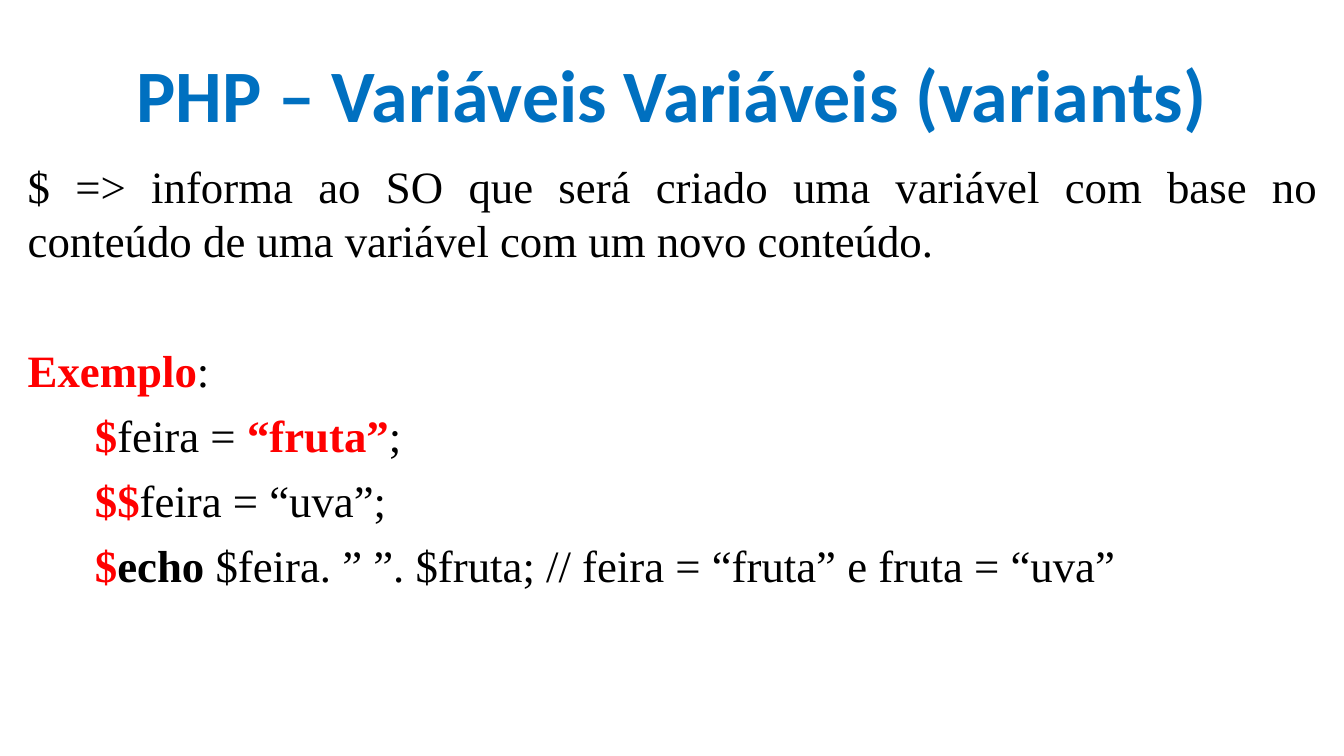
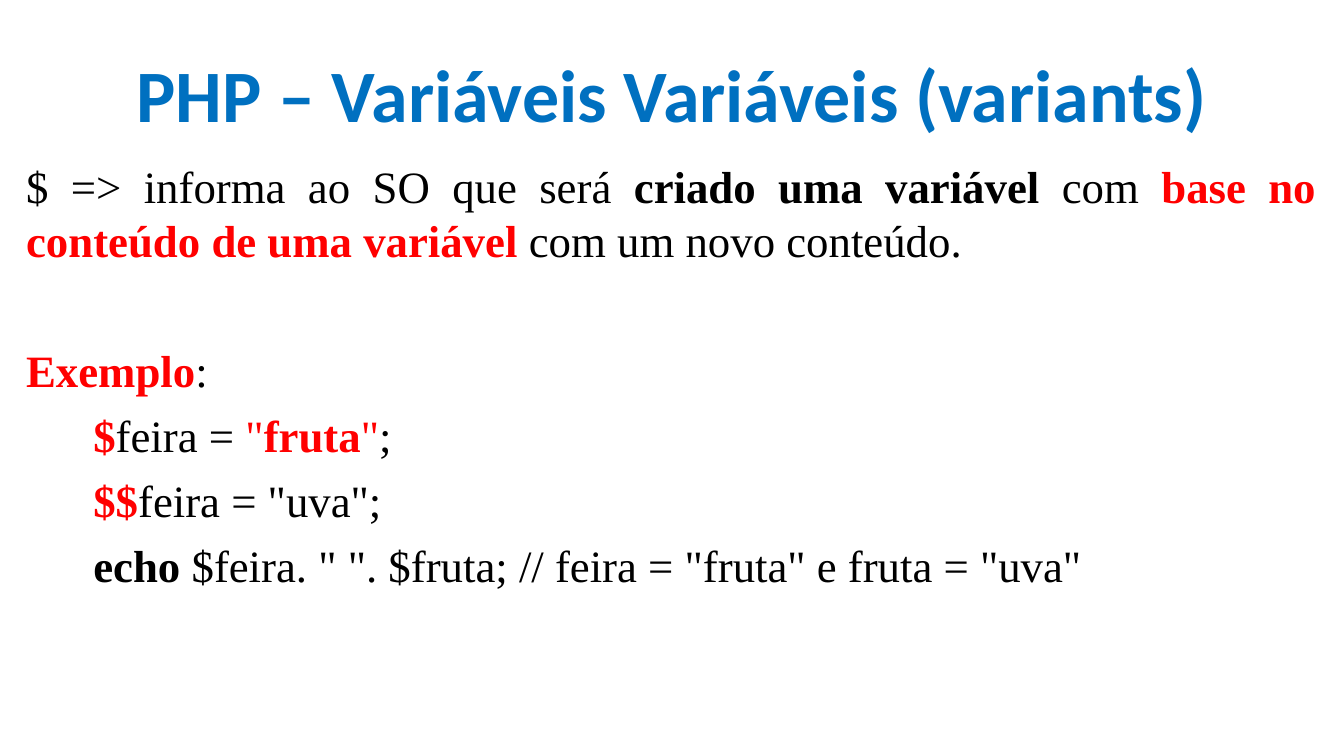
Before and after one commit to CloudEducationBrazil/WydenDesenvolvimentoWebPHP, a slide deck: slide 18 of 01 Classes/Aula 12 e 13 Desenvolvimento Web PHP - PHP.pptx. Drawn at 1344x756 pixels with LibreOffice and Linux fonts; fonts in the diff are those of the drawing; background and template pictures are left out. Boxes give left, top, right and bottom in pixels: in the first picture for what was removed or moved away, otherwise in the second. Text is boxed around its words. In the diff, an @@ line names an element or a change of style, - is before the commit and + after.

```diff
--- a/01 Classes/Aula 12 e 13 Desenvolvimento Web PHP - PHP.pptx
+++ b/01 Classes/Aula 12 e 13 Desenvolvimento Web PHP - PHP.pptx
@@ text at [26, 171, 1315, 258]: text colour #000000 to #FF0000 in "base no conteúdo de uma variável"; bold on in "criado uma variável base no conteúdo de ..." @@
@@ text at [93, 419, 1081, 589]: text changed @@
-$feira = “fruta”;
-$$feira = “uva”;
-$echo $feira. ” ”. $fruta; // feira = “fruta” e fruta = “uva”
+$feira = "fruta";
+$$feira = "uva";
+echo $feira. " ". $fruta; // feira = "fruta" e fruta = "uva"
```
Also in this commit, not shown: 6 other slides changed.
